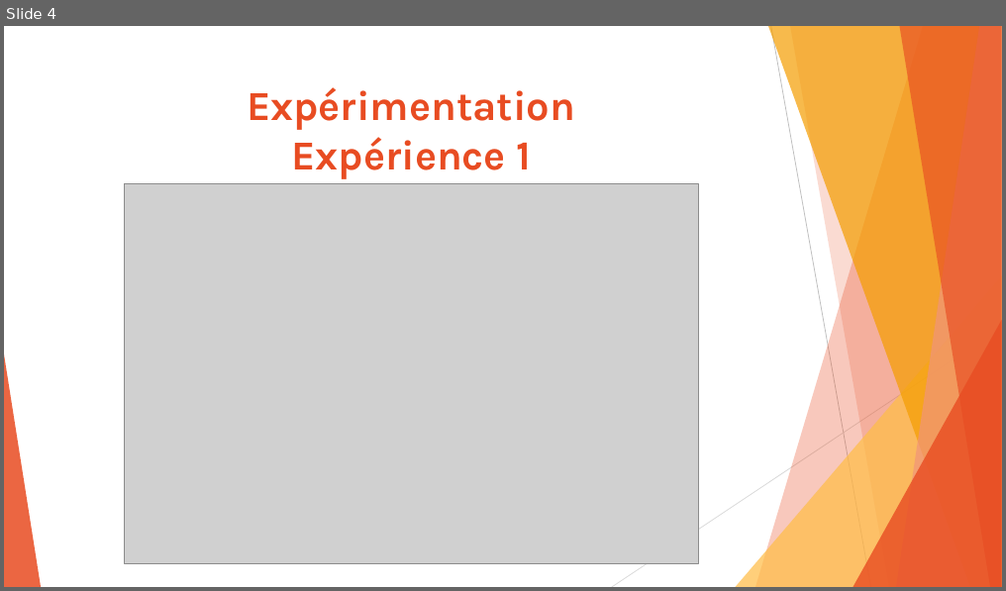
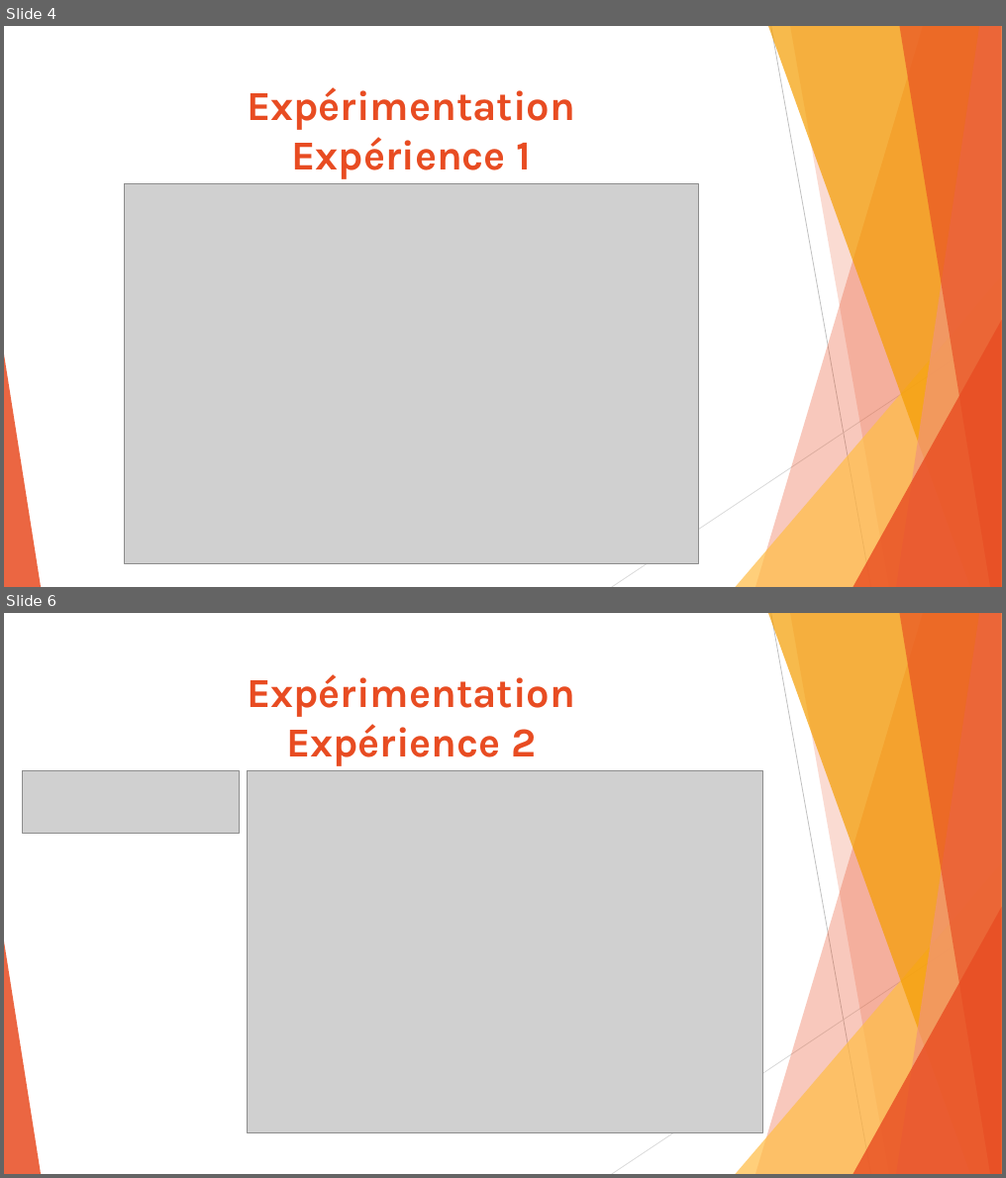
Before and after one commit to Akitoshi02/MyLifeIsPatate, a slide deck: Rapport-PowerPoint-Base de connaissance/Projet SmartPatate.pptx. Shown one above the other, each under a label of ours: slide 4 before the commit, slides 4 and 6 after it; the slides between them are not shown. The pictures are 1006x591 and 1006x1178 pixels, drawn with LibreOffice and Linux fonts; fonts in the diff are those of the drawing; grey boxes stand for pictures. Boxes give left, top, right and bottom in pixels: in the first picture for what was removed or moved away, otherwise in the second. Text is boxed around its words. In the diff, an @@ line names an element or a change of style, - is before the commit and + after.

```diff
--- a/Rapport-PowerPoint-Base de connaissance/Projet SmartPatate.pptx
+++ b/Rapport-PowerPoint-Base de connaissance/Projet SmartPatate.pptx
@@ slide 6 added at [4, 613, 1002, 1174], background #FFFFFF; not listed: 10 template elements that a slide beside it also shows @@
@@ title added at [247, 674, 575, 766], 39.6 pt, text #E84C22, bold @@
+Expérimentation
+Expérience 2
@@ picture added at [23, 771, 239, 833] @@
@@ picture added at [248, 771, 763, 1134] @@
```
Also in this commit, not shown: 1 slide changed, 4 other slides added, 1 slide removed, 1 other file.
